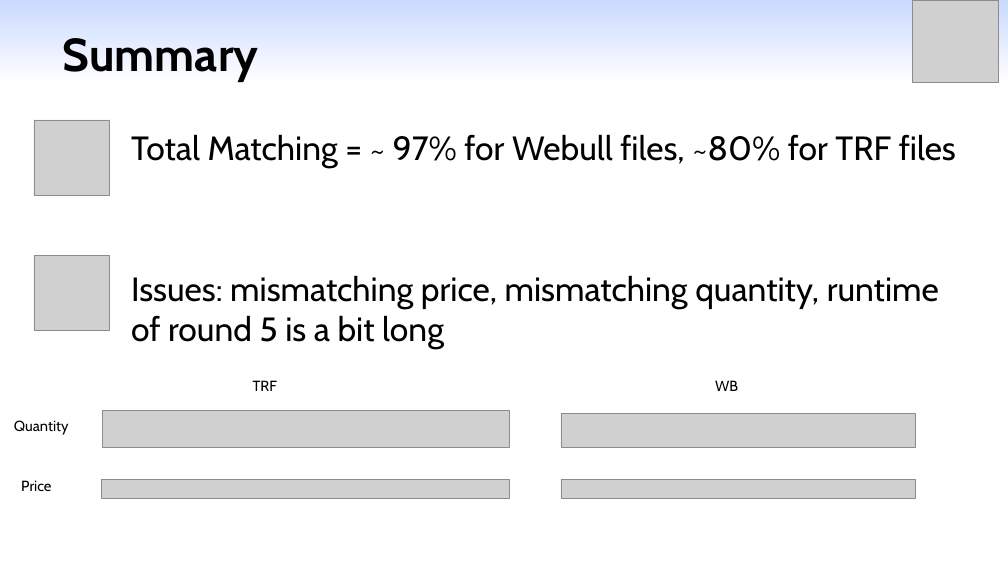
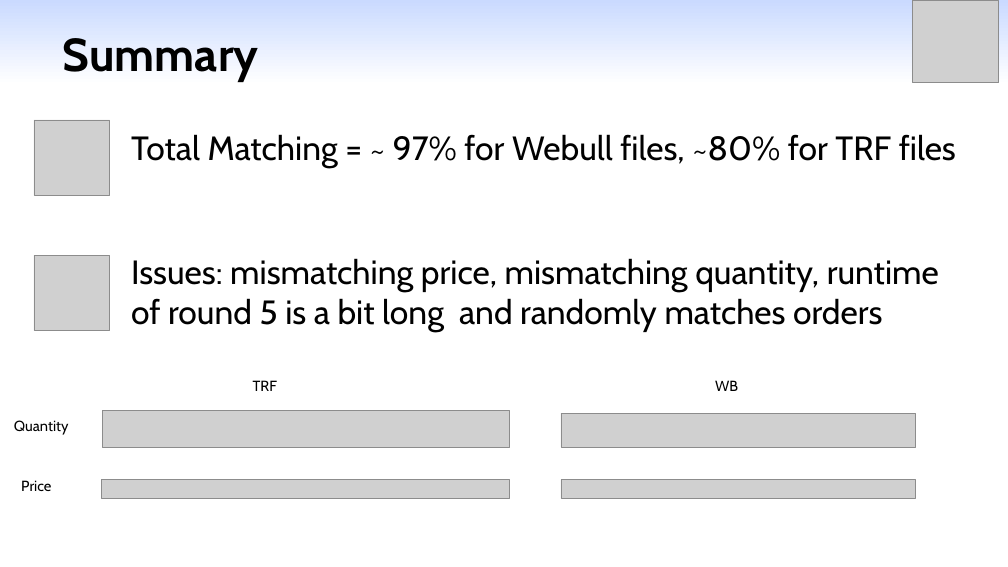
Before and after one commit to yangml103/webull_order_match, a slide deck: slide 11 of Presentation_Matching_2.pptx. Drawn at 1008x567 pixels with LibreOffice and Linux fonts; fonts in the diff are those of the drawing; grey boxes stand for pictures. Boxes give left, top, right and bottom in pixels: in the first picture for what was removed or moved away, otherwise in the second. Text is boxed around its words. In the diff, an @@ line names an element or a change of style, - is before the commit and + after.

```diff
--- a/Presentation_Matching_2.pptx
+++ b/Presentation_Matching_2.pptx
@@ text at box(131, 258, 939, 332): text changed @@
-Issues: mismatching price, mismatching quantity, runtime of round 5 is a bit long
+Issues: mismatching price, mismatching quantity, runtime of round 5 is a bit long and randomly matches orders
```
Also in this commit, not shown: 1 other slide changed, 2 other files.
